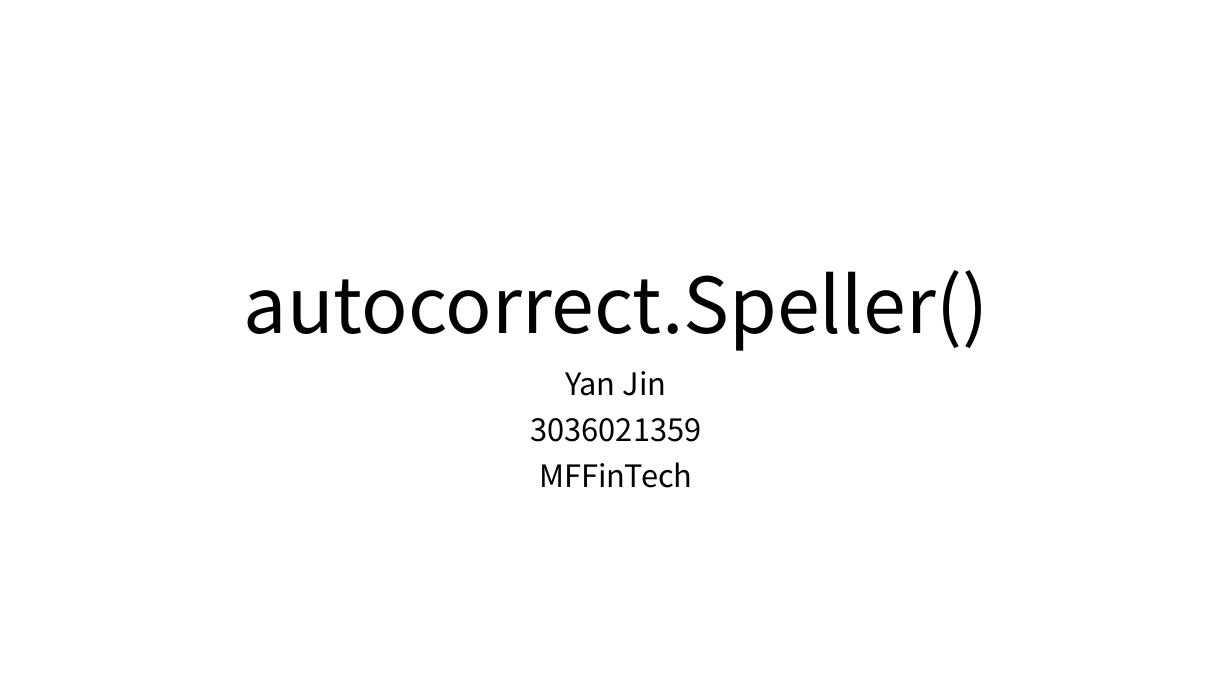
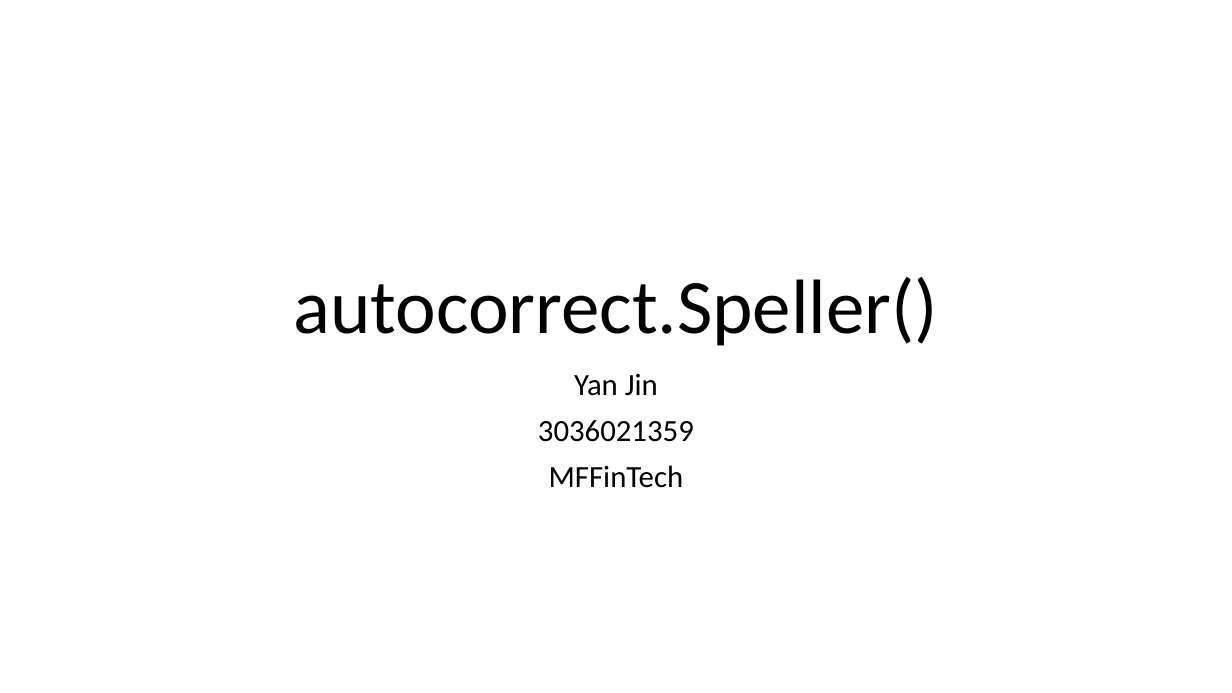
Before and after one commit to Adrian-Yan/MFIN7033, a slide deck: slide 1 of External Function/autocorrect_Speller.pptx. Drawn at 1232x693 pixels with LibreOffice and Linux fonts; fonts in the diff are those of the drawing. Boxes give left, top, right and bottom in pixels: in the first picture for what was removed or moved away, otherwise in the second. Text is boxed around its words. In the diff, an @@ line names an element or a change of style, - is before the commit and + after.

```diff
--- a/External Function/autocorrect_Speller.pptx
+++ b/External Function/autocorrect_Speller.pptx
@@ title "autocorrect.Speller()" at (293, 277, 938, 346): font Noto Sans CJK SC to Calibri @@
@@ subtitle "Yan Jin" at (538, 374, 694, 488): font Noto Sans CJK SC to Calibri @@
```
Also in this commit, not shown: 2 other slides changed, 2 slides added, 25 other files.
